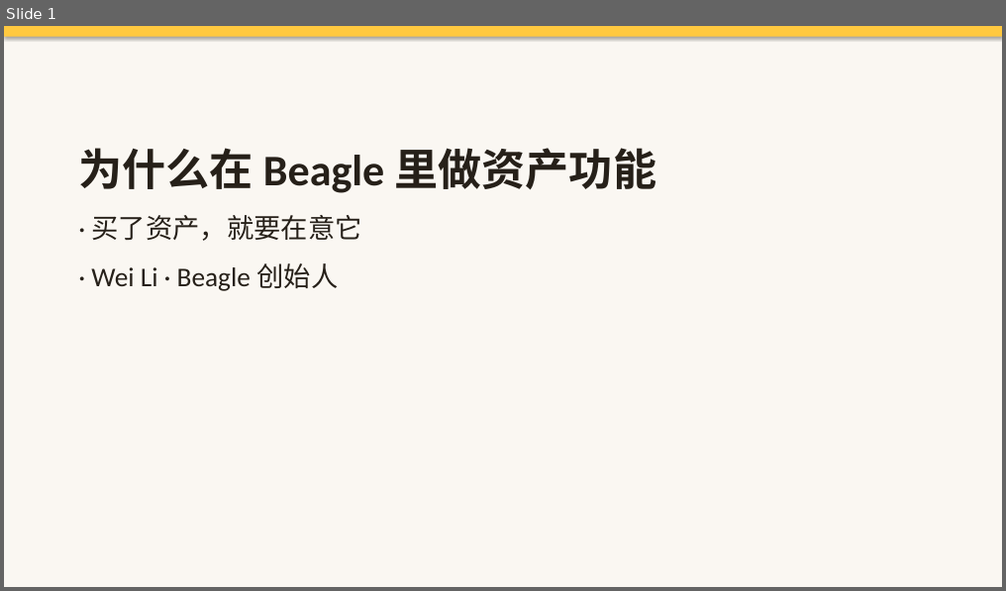
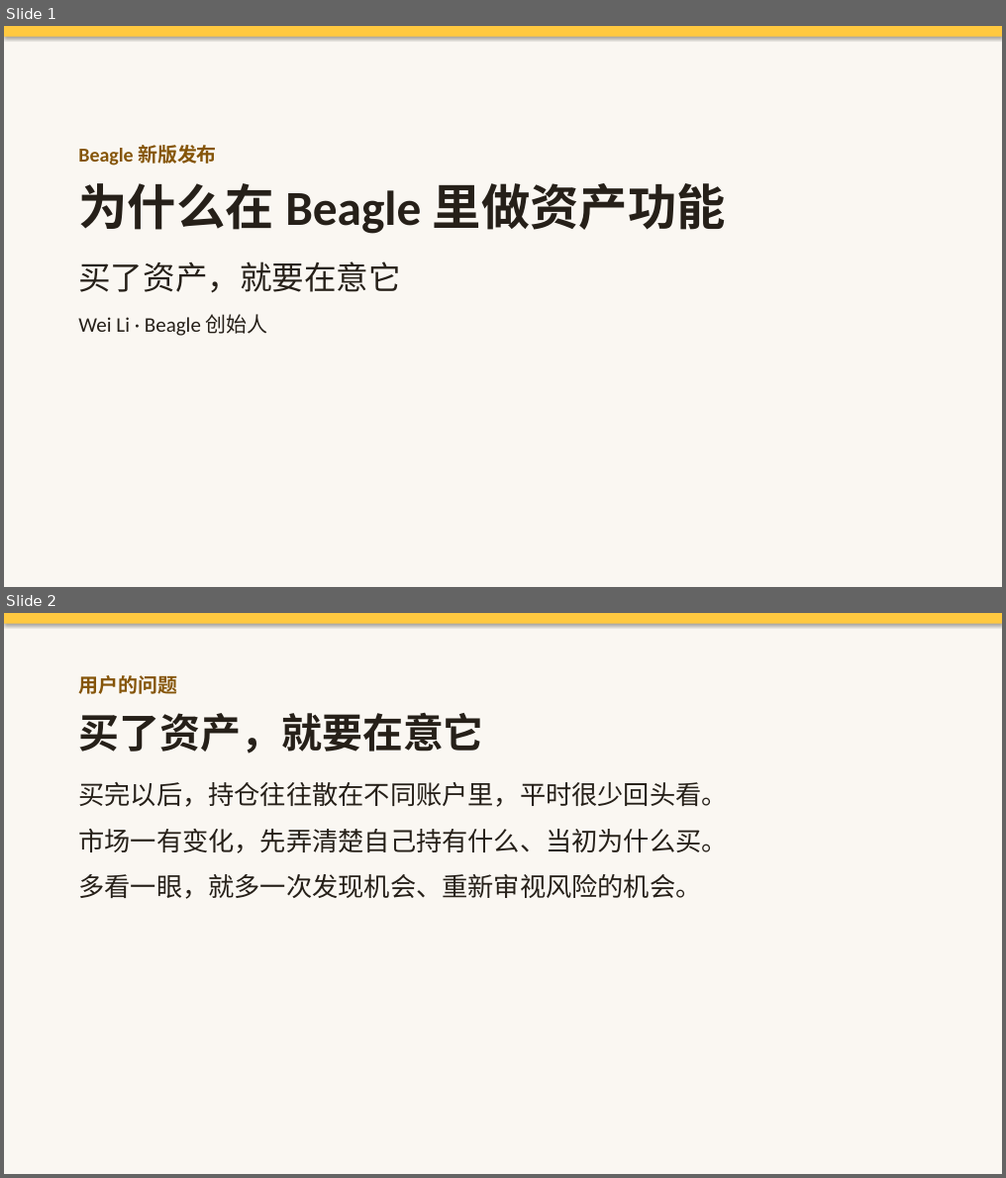
Before and after one commit to licodefun/beagle-voice-agent, a slide deck: decks/beagle-founder-take-deck.pptx. Shown one above the other, each under a label of ours: slide 1 before the commit, slides 1 and 2 after it. The pictures are 1006x591 and 1006x1178 pixels, drawn with LibreOffice and Linux fonts; fonts in the diff are those of the drawing. Boxes give left, top, right and bottom in pixels: in the first picture for what was removed or moved away, otherwise in the second. Text is boxed around its words. In the diff, an @@ line names an element or a change of style, - is before the commit and + after.

Commit message:
Replace founder deck with Wei's final version (Beagle new-version launch) and add his PDF export

```diff
--- a/decks/beagle-founder-take-deck.pptx
+++ b/decks/beagle-founder-take-deck.pptx
@@ slide 2 added at (4,613,1002,1174), background #FAF7F2 @@
@@ rectangle added at (4,613,1002,624), fill #FFC940 @@
@@ text added at (78,675,727,899), 25 pt, text #262019 @@
+用户的问题
+买了资产，就要在意它
+买完以后，持仓往往散在不同账户里，平时很少回头看。
+市场一有变化，先弄清楚自己持有什么、当初为什么买。
+多看一眼，就多一次发现机会、重新审视风险的机会。
@@ slide 1 changed as well @@
@@ text at (78,145,217,166): paragraph added @@
+Beagle 新版发布
@@ text at (78,183,726,234): size 42 to 47 pt in "为什么在 Beagle 里做资产功能"; less space between paragraphs @@
@@ text at (78,262,400,336): text changed; size 26 to 20 pt @@
-· 买了资产，就要在意它
-· Wei Li · Beagle 创始人
+买了资产，就要在意它
+Wei Li · Beagle 创始人
```
Also in this commit, not shown: 10 other slides added, 11 slides removed, 1 other file.
